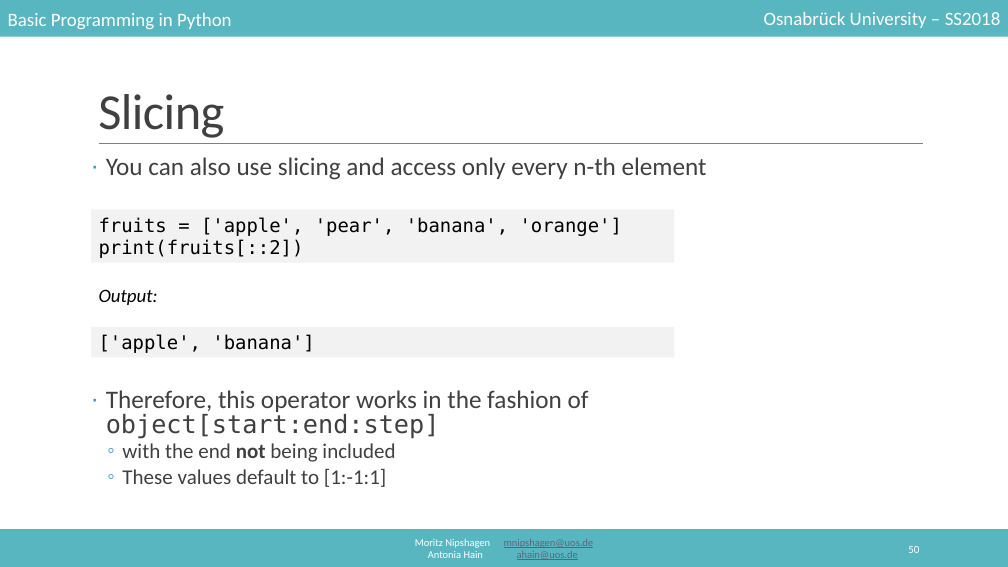
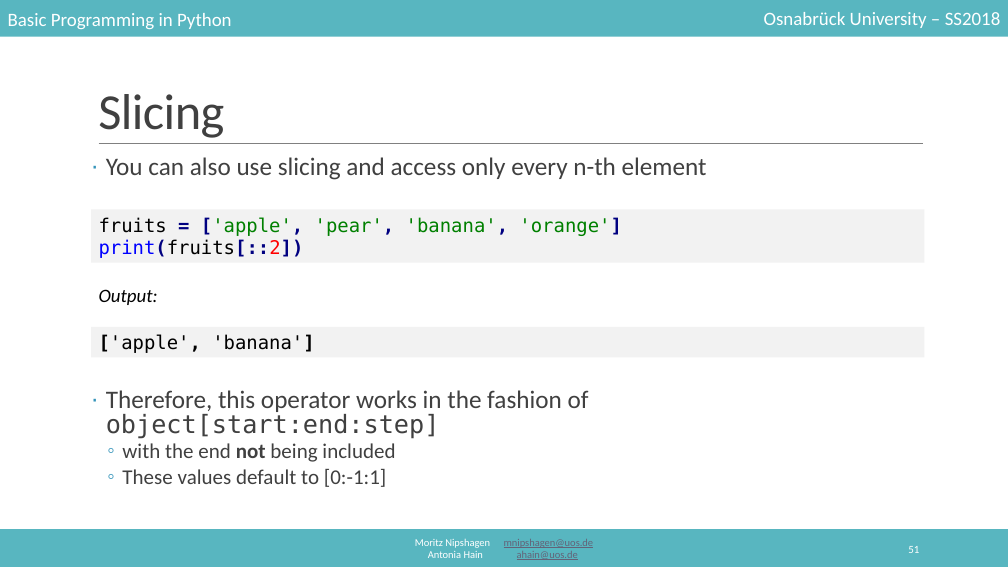
Before and after one commit to mnipshagen/monty, a slide deck: slide 51 of 2018/04/04_Lists_and_Collections.pptx (slide 50 before the commit). Drawn at 1008x567 pixels with LibreOffice and Linux fonts; fonts in the diff are those of the drawing. Boxes give left, top, right and bottom in pixels: in the first picture for what was removed or moved away, otherwise in the second. Text is boxed around its words. In the diff, an @@ line names an element or a change of style, - is before the commit and + after.

```diff
--- a/2018/04/04_Lists_and_Collections.pptx
+++ b/2018/04/04_Lists_and_Collections.pptx
@@ rectangle "fruits = ['apple', 'pear', 'banana', ...": place and size @@
-rectangle "fruits = ['apple', 'pear', 'banana', ..." at (91, 209, 675, 263)
+rectangle "fruits = ['apple', 'pear', 'banana', ..." at (91, 209, 924, 263)
@@ rectangle "fruits = ['apple', 'pear', 'banana', ..." at (91, 209, 924, 263): text colour #000000 to #000080, bold on in "= ['apple', 'pear', 'banana', 'orange']", "print(fruits[::2])"; text colour #000000 to #008000 in "['apple', 'pear', 'banana', 'orange']"; text colour #000000 to #0000FF, text colour #000000 to #FF0000 in "print(fruits[::2])" @@
@@ rectangle "['apple', 'banana']": place and size @@
-rectangle "['apple', 'banana']" at (91, 327, 675, 358)
+rectangle "['apple', 'banana']" at (91, 327, 924, 358)
@@ rectangle "['apple', 'banana']" at (91, 327, 924, 358): bold on in "['apple', 'banana']" @@
@@ text at (122, 469, 386, 487): text changed @@
-  ◦ These values default to [1:-1:1]
+  ◦ These values default to [0:-1:1]
@@ page number at (908, 546, 919, 553): text changed @@
-50
+51
```
Also in this commit, not shown: 53 other slides changed, 3 slides added, 1 other file.
